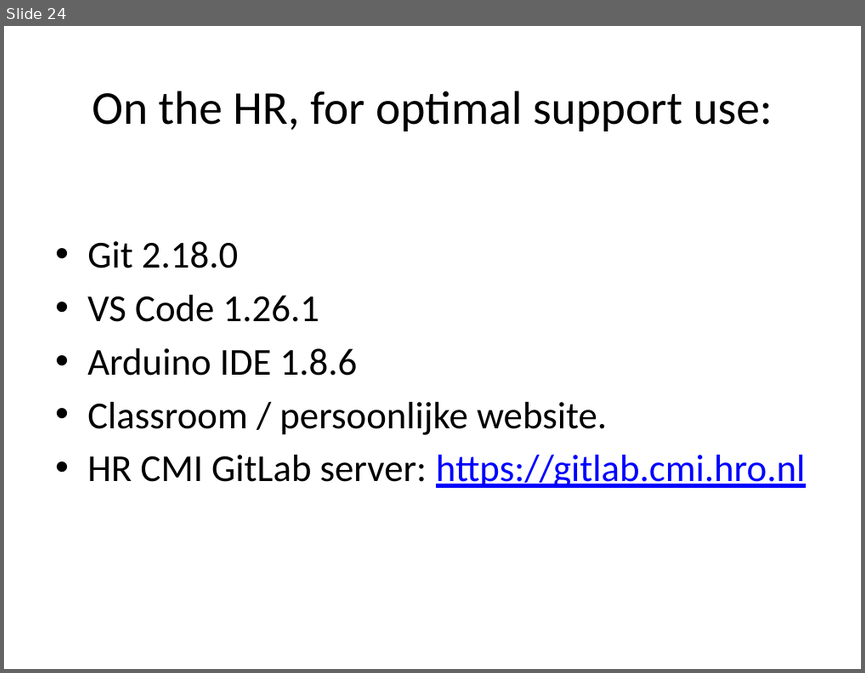
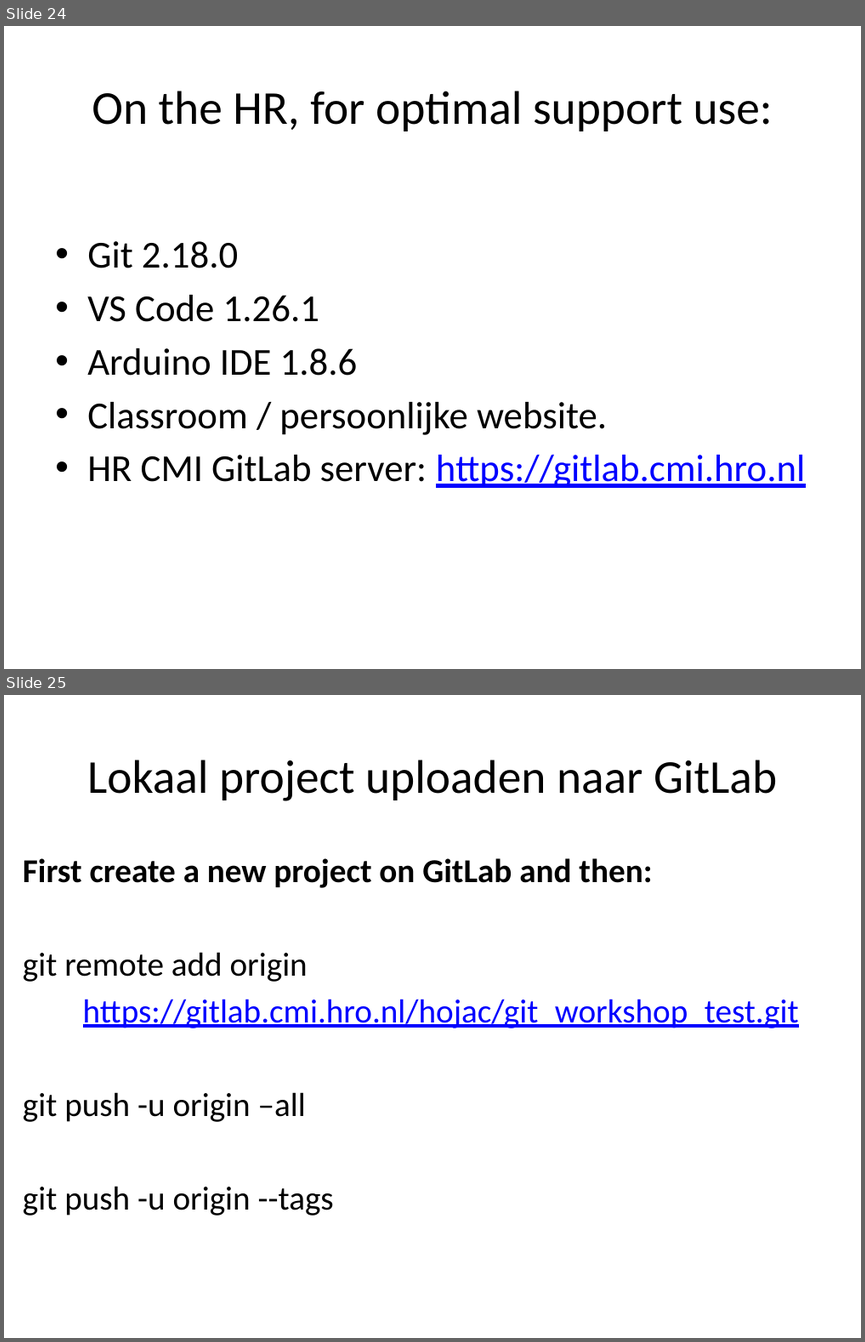
Before and after one commit to QQuick/git_workshop, a slide deck: git_workshop.pptx. Shown one above the other, each under a label of ours: slide 24 before the commit, slides 24 and 25 after it. The pictures are 865x673 and 865x1342 pixels, drawn with LibreOffice and Linux fonts; fonts in the diff are those of the drawing. Boxes give left, top, right and bottom in pixels: in the first picture for what was removed or moved away, otherwise in the second. Text is boxed around its words. In the diff, an @@ line names an element or a change of style, - is before the commit and + after.

Commit message:
GitLab upload instructions added

```diff
--- a/git_workshop.pptx
+++ b/git_workshop.pptx
@@ slide 25 added at bbox=[4, 695, 861, 1338], background #FFFFFF @@
@@ title added at bbox=[87, 760, 777, 801], 39.6 pt, text #000000 @@
+Lokaal project uploaden naar GitLab
@@ text added at bbox=[23, 858, 799, 1215], 28 pt, text #000000 @@
+First create a new project on GitLab and then:
+git remote add origin
+https://gitlab.cmi.hro.nl/hojac/git_workshop_test.git
+git push -u origin –all
+git push -u origin --tags
```
